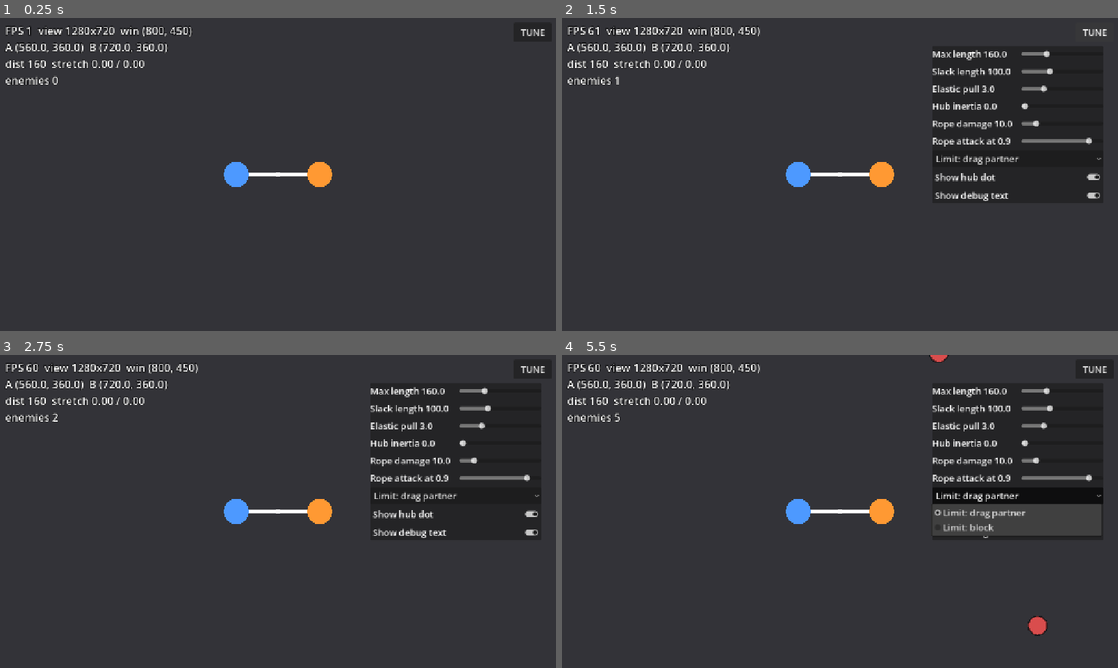
Above: before the commit, frames 1-4 (two rows, left to right).
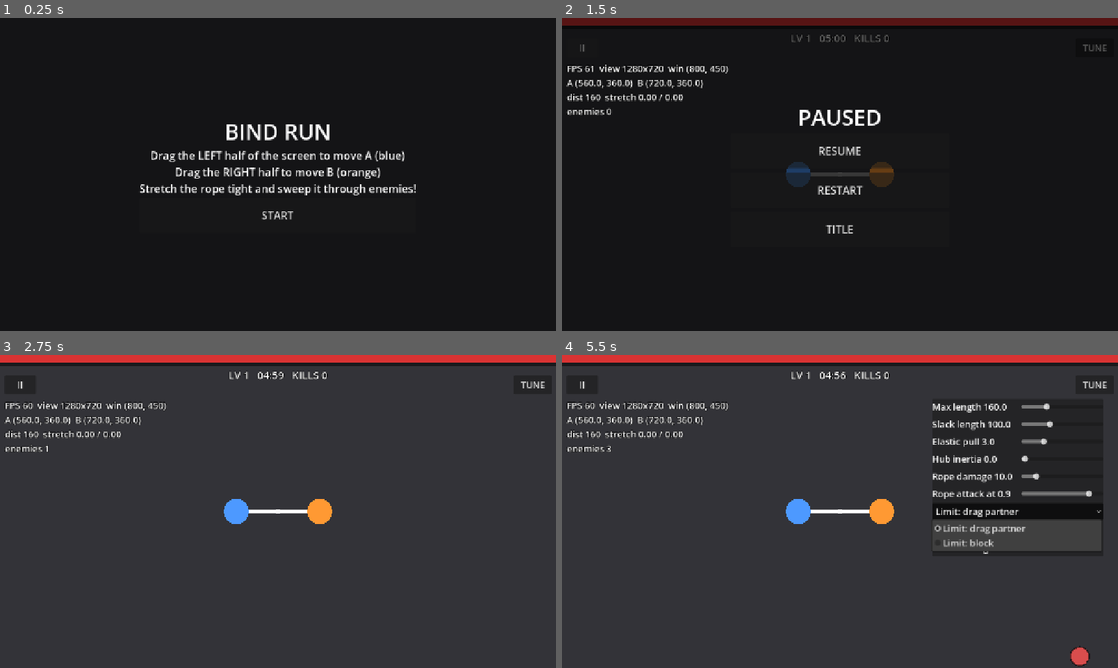
Above: after the commit, the same moments.

Repository: suutukuru/bind-run
Game: Godot game, scene res://scenes/title/title.tscn
The game is run twice, just before and just after one commit, with the same random seed, the same clock (stepped at 60 frames per second) and the same inputs. Before the commit the project starts from res://scenes/main/main.tscn.
Inputs (mouse positions are in pixels of both pictures, inside the frame that each line leads up to):
- Up to frame 1 (0.25 s): no input
- Up to frame 2 (1.5 s): click (840, 215) at 0.5 s, where only the run after the commit has a clickable "START"; click "TUNE" (after the commit: "II") at 1.25 s
- Up to frame 3 (2.75 s): click (278, 486) at 2 s, where only the run after the commit has a clickable "RESUME"
- Up to frame 4 (5.5 s): click "TUNE" at 2.75 s; click (1017, 511) at 3.5 s, where only the run after the commit has a clickable "Limit: drag partner"; click "TUNE" (after the commit: "Show hub dot") at 4.25 s; click "Limit: drag partner" at 5 s

The runs differ from the first frame. In frame 1, 98% of the frame differs, in the area x 0-100%, y 0-100%; in frame 2, 86%; in frame 3, 9.3%; in frame 4, 11%.

Commit message:
Add menus, HUD, title, level-up flow, pause and result (TASK-042, TASK-050..053)
Title scene is now the start scene. MenuPanel (always processing) serves
level-up, pause and result; HUD shows HP/XP/time/level. UI text is
English-only because the web default font has no Japanese glyphs.

Co-Authored-By: Claude Sonnet 5.5 <noreply@anthropic.com>
Claude-Session: https://claude.ai/code/session_01FmuN5U8N5hun1pocAD6Yrf

Diff:
--- a/project.godot
+++ b/project.godot
@@ -11,7 +11,7 @@
 [application]
 
 config/name="bind-run"
-run/main_scene="res://scenes/main/main.tscn"
+run/main_scene="res://scenes/title/title.tscn"
 config/features=PackedStringArray("4.7", "GL Compatibility")
 
 [display]
--- a/scenes/debug/debug_overlay.gd
+++ b/scenes/debug/debug_overlay.gd
@@ -46,7 +46,8 @@
 		return
 	var view: Vector2 = get_viewport().get_visible_rect().size
 	# 文字の大きさは画面の短辺に比例させる（端末が違っても読める大きさにする）
-	_label.add_theme_font_size_override("font_size", int(minf(view.x, view.y) * 0.035))
+	_label.add_theme_font_size_override("font_size", int(minf(view.x, view.y) * 0.03))
+	_label.position = Vector2(UiScale.unit(get_viewport()) * 1.5, UiScale.unit(get_viewport()) * 14.0)
 	var lines: PackedStringArray = PackedStringArray()
 	lines.append("FPS %d  view %dx%d  win %s" % [Engine.get_frames_per_second(), view.x, view.y, str(DisplayServer.window_get_size())])
 	if _rope != null and _rope.stretch_ratios.size() >= 2:
--- a/scenes/debug/tuning_panel.gd
+++ b/scenes/debug/tuning_panel.gd
@@ -121,9 +121,10 @@
 	ui_theme.default_font_size = int(3.0 * u)
 	_root.theme = ui_theme
 	var margin: float = 1.5 * u
+	var top: float = 6.5 * u  # HUD のバーの下
 	_toggle.custom_minimum_size = Vector2(12.0 * u, 6.0 * u)
-	_toggle.position = Vector2(view.x - 12.0 * u - margin, margin)
-	_panel.position = Vector2(view.x - 58.0 * u - margin, margin * 2.0 + 6.0 * u)
+	_toggle.position = Vector2(view.x - 12.0 * u - margin, top)
+	_panel.position = Vector2(view.x - 58.0 * u - margin, top + 7.5 * u)
 	for property: String in _sliders:
 		(_sliders[property] as HSlider).custom_minimum_size = Vector2(26.0 * u, 5.0 * u)
 		(_value_labels[property] as Label).custom_minimum_size = Vector2(28.0 * u, 0)
--- a/scenes/main/main.gd
+++ b/scenes/main/main.gd
@@ -1,15 +1,91 @@
 extends Node2D
-## ゲーム全体の組み立て役。
+## ゲーム本編の進行役: レベルアップ・ポーズ・結果のメニューを出し、強化を適用する。
 
+const TITLE_SCENE: String = "res://scenes/title/title.tscn"
+## レベルアップで提示する強化の数（FR-043 の仮決定）
+const CHOICES: int = 3
 
 @onready var _rope: Rope = $Rope
+@onready var _run_state: RunState = $RunState
+@onready var _menu: MenuPanel = $MenuPanel
+@onready var _hud: Hud = $Hud
+
+var _upgrade_counts: Dictionary = {}
+var _pending_level_ups: int = 0
+var _rng: RandomNumberGenerator = RandomNumberGenerator.new()
 
 
 func _ready() -> void:
 	InputActions.register()
+	_rng.randomize()
+	_run_state.leveled_up.connect(_on_leveled_up)
+	_run_state.finished.connect(_on_finished)
+	_hud.pause_requested.connect(_open_pause)
 
 
 func _unhandled_input(event: InputEvent) -> void:
 	# F1: ハブの点の表示切替。見た目だけで、ロジックは変わらない
 	if event.is_action_pressed("debug_toggle_hub"):
 		_rope.show_hub = not _rope.show_hub
+
+
+## 何回選んだかの記録（テスト・結果表示用）
+func upgrade_count(id: StringName) -> int:
+	return int(_upgrade_counts.get(id, 0))
+
+
+func _on_leveled_up(_level: int) -> void:
+	_pending_level_ups += 1
+	if not _menu.is_open():
+		_show_level_up()
+
+
+func _show_level_up() -> void:
+	if _pending_level_ups <= 0 or not _run_state.running:
+		return
+	var choices: Array = UpgradePicker.pick(UpgradePool.all(), _upgrade_counts, CHOICES, _rng)
+	if choices.is_empty():
+		_pending_level_ups = 0
+		return
+	var options: Array = []
+	for item: Variant in choices:
+		var def: UpgradeDef = item as UpgradeDef
+		options.append({"text": "%s\n%s" % [def.title, def.description], "callback": _on_upgrade_chosen.bind(def)})
+	_menu.open("LEVEL UP!  Lv %d" % _run_state.level, "Choose one upgrade", options)
+
+
+func _on_upgrade_chosen(def: UpgradeDef) -> void:
+	def.apply_to(self)
+	_upgrade_counts[def.id] = upgrade_count(def.id) + 1
+	_pending_level_ups -= 1
+	# 一度に複数レベル上がったときは、続けて次の選択を出す
+	_show_level_up()
+
+
+func _open_pause() -> void:
+	if _menu.is_open() or not _run_state.running:
+		return
+	_menu.open("PAUSED", "", [
+		{"text": "RESUME", "callback": func() -> void: pass},
+		{"text": "RESTART", "callback": _restart},
+		{"text": "TITLE", "callback": _to_title},
+	])
+
+
+func _on_finished(victory: bool) -> void:
+	_pending_level_ups = 0
+	var minutes: int = int(_run_state.elapsed) / 60
+	var seconds: int = int(_run_state.elapsed) % 60
+	var stats: String = "Time %02d:%02d   Level %d   Kills %d" % [minutes, seconds, _run_state.level, _run_state.kills]
+	_menu.open("VICTORY!" if victory else "GAME OVER", stats, [
+		{"text": "RETRY", "callback": _restart},
+		{"text": "TITLE", "callback": _to_title},
+	])
+
+
+func _restart() -> void:
+	get_tree().reload_current_scene()
+
+
+func _to_title() -> void:
+	get_tree().change_scene_to_file(TITLE_SCENE)
--- a/scenes/main/main.tscn
+++ b/scenes/main/main.tscn
@@ -18,6 +18,8 @@
 [ext_resource type="Resource" path="res://data/enemies/grunt.tres" id="16_grunt"]
 [ext_resource type="Resource" path="res://data/enemies/runner.tres" id="17_runner"]
 [ext_resource type="Resource" path="res://data/enemies/tank.tres" id="18_tank"]
+[ext_resource type="Script" path="res://scenes/ui/hud.gd" id="19_hud"]
+[ext_resource type="Script" path="res://scenes/ui/menu_panel.gd" id="20_menu"]
 
 [node name="Main" type="Node2D"]
 script = ExtResource("1_main")
@@ -89,3 +91,10 @@
 script = ExtResource("9_tuning")
 rope_path = NodePath("../Rope")
 overlay_path = NodePath("../DebugOverlay")
+
+[node name="Hud" type="CanvasLayer" parent="."]
+script = ExtResource("19_hud")
+run_state_path = NodePath("../RunState")
+
+[node name="MenuPanel" type="CanvasLayer" parent="."]
+script = ExtResource("20_menu")
--- /dev/null
+++ b/scenes/title/title.gd
@@ -0,0 +1,15 @@
+extends Node
+## タイトル画面。遊び方を出して、START でゲーム本編へ進む。
+
+const GAME_SCENE: String = "res://scenes/main/main.tscn"
+
+
+func _ready() -> void:
+	var menu: MenuPanel = MenuPanel.new()
+	add_child(menu)
+	var body: String = "Drag the LEFT half of the screen to move A (blue)\nDrag the RIGHT half to move B (orange)\nStretch the rope tight and sweep it through enemies!"
+	menu.open("BIND RUN", body, [{"text": "START", "callback": _start}], false)
+
+
+func _start() -> void:
+	get_tree().change_scene_to_file(GAME_SCENE)
--- /dev/null
+++ b/scenes/title/title.tscn
@@ -0,0 +1,6 @@
+[gd_scene format=3]
+
+[ext_resource type="Script" path="res://scenes/title/title.gd" id="1_title"]
+
+[node name="Title" type="Node"]
+script = ExtResource("1_title")
--- /dev/null
+++ b/scenes/ui/hud.gd
@@ -0,0 +1,104 @@
+class_name Hud
+extends CanvasLayer
+## 画面上部の HP バー・経験値バー・残り時間・レベル、ポーズボタン。表示だけを担当する。
+
+signal pause_requested
+
+@export var run_state_path: NodePath
+
+var _run_state: RunState
+var _hp_bar: ProgressBar
+var _xp_bar: ProgressBar
+var _info: Label
+var _pause: Button
+var _shown_second: int = -1
+
+
+func _ready() -> void:
+	layer = 80
+	_run_state = get_node_or_null(run_state_path) as RunState
+	if _run_state == null:
+		push_error("Hud: RunState が見つかりません: %s" % run_state_path)
+		return
+	_build()
+	_run_state.hp_changed.connect(_on_hp_changed)
+	_run_state.xp_changed.connect(_on_xp_changed)
+	_on_hp_changed(_run_state.hp, _run_state.max_hp)
+	_on_xp_changed(_run_state.xp, RunState.xp_needed(_run_state.level), _run_state.level)
+	get_viewport().size_changed.connect(_layout)
+	_layout()
+
+
+func _process(_delta: float) -> void:
+	if _run_state == null:
+		return
+	# 文字は 1 秒ごとにだけ作り直す
+	var remaining: int = maxi(0, ceili(_run_state.run_duration - _run_state.elapsed))
+	if remaining != _shown_second:
+		_shown_second = remaining
+		_refresh_info()
+
+
+func _build() -> void:
+	_hp_bar = _make_bar(Color(0.85, 0.2, 0.2))
+	_xp_bar = _make_bar(Color(0.3, 0.6, 1.0))
+	_info = Label.new()
+	_info.horizontal_alignment = HORIZONTAL_ALIGNMENT_CENTER
+	_info.mouse_filter = Control.MOUSE_FILTER_IGNORE
+	_info.add_theme_color_override("font_outline_color", Color.BLACK)
+	_info.add_theme_constant_override("outline_size", 6)
+	add_child(_info)
+	_pause = Button.new()
+	_pause.text = "II"
+	_pause.pressed.connect(func() -> void: pause_requested.emit())
+	add_child(_pause)
+
+
+func _make_bar(color: Color) -> ProgressBar:
+	var bar: ProgressBar = ProgressBar.new()
+	bar.show_percentage = false
+	bar.mouse_filter = Control.MOUSE_FILTER_IGNORE
+	var fill: StyleBoxFlat = StyleBoxFlat.new()
+	fill.bg_color = color
+	var background: StyleBoxFlat = StyleBoxFlat.new()
+	background.bg_color = Color(0, 0, 0, 0.5)
+	bar.add_theme_stylebox_override("fill", fill)
+	bar.add_theme_stylebox_override("background", background)
+	add_child(bar)
+	return bar
+
+
+func _on_hp_changed(hp: float, max_hp: float) -> void:
+	_hp_bar.max_value = max_hp
+	_hp_bar.value = hp
+
+
+func _on_xp_changed(xp: int, needed: int, _level: int) -> void:
+	_xp_bar.max_value = needed
+	_xp_bar.value = xp
+	_refresh_info()
+
+
+func _refresh_info() -> void:
+	var remaining: int = maxi(0, ceili(_run_state.run_duration - _run_state.elapsed))
+	_info.text = "LV %d   %02d:%02d   KILLS %d" % [_run_state.level, remaining / 60, remaining % 60, _run_state.kills]
+
+
+# 画面の大きさ（向き）が変わるたびに、バー・文字・ボタンの大きさと位置を合わせ直す
+func _layout() -> void:
+	var u: float = UiScale.unit(get_viewport())
+	var view: Vector2 = get_viewport().get_visible_rect().size
+	_hp_bar.position = Vector2.ZERO
+	_hp_bar.size = Vector2(view.x, 2.4 * u)
+	_hp_bar.custom_minimum_size = _hp_bar.size
+	_xp_bar.position = Vector2(0, 2.4 * u)
+	_xp_bar.size = Vector2(view.x, 1.2 * u)
+	_xp_bar.custom_minimum_size = _xp_bar.size
+	_info.add_theme_font_size_override("font_size", int(3.4 * u))
+	_info.position = Vector2(0, 4.0 * u)
+	_info.size = Vector2(view.x, 4.5 * u)
+	var ui_theme: Theme = Theme.new()
+	ui_theme.default_font_size = int(3.4 * u)
+	_pause.theme = ui_theme
+	_pause.custom_minimum_size = Vector2(10.0 * u, 6.0 * u)
+	_pause.position = Vector2(1.5 * u, 6.5 * u)
--- /dev/null
+++ b/scenes/ui/menu_panel.gd
@@ -0,0 +1,104 @@
+class_name MenuPanel
+extends CanvasLayer
+## 中央に出す汎用メニュー: タイトル・ポーズ・レベルアップ・結果で使い回す。
+## ゲームを止めている間も動くよう process_mode を ALWAYS にする。表示は英語のみ（標準フォントに日本語がない）。
+
+var _root: Control
+var _dim: ColorRect
+var _title: Label
+var _body: Label
+var _buttons: VBoxContainer
+var _open: bool = false
+var _options: Array = []
+
+
+func _init() -> void:
+	process_mode = Node.PROCESS_MODE_ALWAYS
+	layer = 95
+
+
+func _ready() -> void:
+	_build()
+	_root.visible = false
+	get_viewport().size_changed.connect(_layout)
+
+
+func is_open() -> bool:
+	return _open
+
+
+func option_count() -> int:
+	return _options.size()
+
+
+## options は {"text": String, "callback": Callable} の配列。押すとメニューを閉じてから callback を呼ぶ
+func open(title: String, body: String, options: Array, pause_game: bool = true) -> void:
+	_options = options
+	_title.text = title
+	_body.text = body
+	_body.visible = body != ""
+	for child: Node in _buttons.get_children():
+		_buttons.remove_child(child)
+		child.queue_free()
+	for option: Dictionary in options:
+		var button: Button = Button.new()
+		button.text = option["text"]
+		button.pressed.connect(_choose.bind(option["callback"], pause_game))
+		_buttons.add_child(button)
+	_open = true
+	_root.visible = true
+	if pause_game:
+		get_tree().paused = true
+	_layout()
+
+
+## 押したのと同じ処理をコードから起こす（テスト用）
+func press(index: int) -> void:
+	var option: Dictionary = _options[index]
+	_choose(option["callback"], get_tree().paused)
+
+
+func _choose(callback: Callable, was_paused: bool) -> void:
+	_open = false
+	_root.visible = false
+	if was_paused:
+		get_tree().paused = false
+	callback.call()
+
+
+func _build() -> void:
+	_root = Control.new()
+	_root.set_anchors_preset(Control.PRESET_FULL_RECT)
+	add_child(_root)
+	_dim = ColorRect.new()
+	_dim.color = Color(0, 0, 0, 0.6)
+	_dim.set_anchors_preset(Control.PRESET_FULL_RECT)
+	_root.add_child(_dim)
+	var center: CenterContainer = CenterContainer.new()
+	center.set_anchors_preset(Control.PRESET_FULL_RECT)
+	_root.add_child(center)
+	var box: VBoxContainer = VBoxContainer.new()
+	box.alignment = BoxContainer.ALIGNMENT_CENTER
+	center.add_child(box)
+	_title = Label.new()
+	_title.horizontal_alignment = HORIZONTAL_ALIGNMENT_CENTER
+	box.add_child(_title)
+	_body = Label.new()
+	_body.horizontal_alignment = HORIZONTAL_ALIGNMENT_CENTER
+	box.add_child(_body)
+	_buttons = VBoxContainer.new()
+	box.add_child(_buttons)
+
+
+# 文字・ボタンの大きさは画面の短辺に合わせる（縦持ち・横持ちのどちらでも押しやすい大きさにする）
+func _layout() -> void:
+	if _root == null:
+		return
+	var u: float = UiScale.unit(get_viewport())
+	var ui_theme: Theme = Theme.new()
+	ui_theme.default_font_size = int(3.6 * u)
+	_root.theme = ui_theme
+	_title.add_theme_font_size_override("font_size", int(7.0 * u))
+	for child: Node in _buttons.get_children():
+		(child as Button).custom_minimum_size = Vector2(70.0 * u, 11.0 * u)
+	_buttons.add_theme_constant_override("separation", int(1.5 * u))
--- /dev/null
+++ b/tests/test_progression.gd
@@ -0,0 +1,175 @@
+extends "res://tests/test_case.gd"
+## 経験値・レベルアップ・強化・メニューの流れ（TC-3xx）。
+
+
+func _make_main() -> Node:
+	var main: Node = (load("res://scenes/main/main.tscn") as PackedScene).instantiate()
+	tree.root.add_child(main)
+	return main
+
+
+func _free_main(main: Node) -> void:
+	tree.paused = false
+	tree.root.remove_child(main)
+	main.free()
+
+
+func test_every_upgrade_in_the_pool_applies_to_the_main_scene() -> void:
+	var main: Node = _make_main()
+	var seen: Dictionary = {}
+	for item: Variant in UpgradePool.all():
+		var def: UpgradeDef = item as UpgradeDef
+		check_true(def != null, "pool entry is an UpgradeDef")
+		if def == null:
+			continue
+		check_true(not seen.has(def.id), "unique id: %s" % def.id)
+		seen[def.id] = true
+		check_true(def.apply_to(main), "applies: %s" % def.id)
+	check_true(seen.size() >= 10, "at least 10 upgrades")
+	_free_main(main)
+
+
+func test_multiply_and_add_upgrades_change_the_right_values() -> void:
+	var main: Node = _make_main()
+	var weapon: Weapon = main.get_node("CharacterA/Weapon") as Weapon
+	var rope: Rope = main.get_node("Rope") as Rope
+	var state: RunState = main.get_node("RunState") as RunState
+	var before_damage: float = weapon.damage
+	var before_radius: float = rope.config.max_radius
+	(load("res://data/upgrades/blaster_damage.tres") as UpgradeDef).apply_to(main)
+	check_near(weapon.damage, before_damage * 1.3, "blaster damage x1.3")
+	(load("res://data/upgrades/rope_length.tres") as UpgradeDef).apply_to(main)
+	check_near(rope.config.max_radius, before_radius + 20.0, "rope +20")
+	(load("res://data/upgrades/max_hp.tres") as UpgradeDef).apply_to(main)
+	check_near(state.max_hp, 120.0, "max hp")
+	check_near(state.hp, 120.0, "healed by the gained amount")
+	var shared: RopeConfig = load("res://data/rope/default_rope_config.tres") as RopeConfig
+	check_near(shared.max_radius, 160.0, "the shared .tres is untouched")
+	_free_main(main)
+
+
+func test_picker_returns_distinct_choices_and_honours_max_stacks() -> void:
+	var rng: RandomNumberGenerator = RandomNumberGenerator.new()
+	rng.seed = 42
+	var picks: Array = UpgradePicker.pick(UpgradePool.all(), {}, 3, rng)
+	check_eq(picks.size(), 3, "three choices")
+	var ids: Dictionary = {}
+	for item: Variant in picks:
+		ids[(item as UpgradeDef).id] = true
+	check_eq(ids.size(), 3, "distinct")
+
+	# 上限に達した強化は出ない
+	var counts: Dictionary = {}
+	for item: Variant in UpgradePool.all():
+		var def: UpgradeDef = item as UpgradeDef
+		counts[def.id] = def.max_stacks
+	counts[&"magnet"] = 0
+	var only: Array = UpgradePicker.pick(UpgradePool.all(), counts, 3, rng)
+	check_eq(only.size(), 1, "only the non-maxed one remains")
+	check_eq((only[0] as UpgradeDef).id, &"magnet", "it is the magnet")
+	check_eq(UpgradePicker.pick([], {}, 3, rng).size(), 0, "empty pool")
+
+
+func test_picker_is_reproducible_with_a_seed() -> void:
+	var a: RandomNumberGenerator = RandomNumberGenerator.new()
+	var b: RandomNumberGenerator = RandomNumberGenerator.new()
+	a.seed = 7
+	b.seed = 7
+	var first: Array = UpgradePicker.pick(UpgradePool.all(), {}, 3, a)
+	var second: Array = UpgradePicker.pick(UpgradePool.all(), {}, 3, b)
+	for i: int in 3:
+		check_eq((first[i] as UpgradeDef).id, (second[i] as UpgradeDef).id, "same pick %d" % i)
+
+
+func test_killed_enemy_drops_an_orb_that_gives_xp() -> void:
+	var main: Node = _make_main()
+	var spawner: EnemySpawner = main.get_node("EnemySpawner") as EnemySpawner
+	var state: RunState = main.get_node("RunState") as RunState
+	var a: Character = main.get_node("CharacterA") as Character
+	var enemy: Enemy = spawner.spawn_enemy(load("res://data/enemies/tank.tres") as EnemyDef, a.global_position + Vector2(5, 0))
+	enemy.take_damage(1000.0)
+	check_eq(state.kills, 1, "kill counted")
+	var orbs: Array[Node] = tree.get_nodes_in_group("orbs")
+	check_eq(orbs.size(), 1, "one orb dropped")
+	if orbs.size() == 1:
+		var orb: XpOrb = orbs[0] as XpOrb
+		check_eq(orb.value, 3, "tank orb is worth 3")
+		orb._physics_process(0.016)
+		check_eq(state.xp, 3, "xp gained when touched")
+	_free_main(main)
+
+
+func test_orb_is_pulled_in_from_the_pickup_range() -> void:
+	var main: Node = _make_main()
+	var spawner: EnemySpawner = main.get_node("EnemySpawner") as EnemySpawner
+	var a: Character = main.get_node("CharacterA") as Character
+	var orb: XpOrb = XpOrb.new()
+	orb.spawner = spawner
+	orb.position = a.global_position + Vector2(spawner.orb_pickup_radius - 5.0, 0)
+	spawner.add_child(orb)
+	var before: float = orb.global_position.distance_to(a.global_position)
+	orb._physics_process(0.05)
+	check_true(orb.global_position.distance_to(a.global_position) < before, "pulled toward the character")
+	var far: XpOrb = XpOrb.new()
+	far.spawner = spawner
+	far.position = a.global_position + Vector2(spawner.orb_pickup_radius + 200.0, 0)
+	spawner.add_child(far)
+	var far_before: Vector2 = far.global_position
+	far._physics_process(0.05)
+	check_vec_near(far.global_position, far_before, "an orb out of range stays")
+	_free_main(main)
+
+
+func test_level_up_opens_a_paused_menu_and_choosing_applies_the_upgrade() -> void:
+	var main: Node = _make_main()
+	var state: RunState = main.get_node("RunState") as RunState
+	var menu: MenuPanel = main.get_node("MenuPanel") as MenuPanel
+	state.add_xp(RunState.xp_needed(1))
+	check_true(menu.is_open(), "menu opened on level up")
+	check_true(tree.paused, "game paused while choosing")
+	check_eq(menu.option_count(), 3, "three choices")
+	menu.press(0)
+	check_true(not menu.is_open(), "menu closed after choosing")
+	check_true(not tree.paused, "game resumed")
+	var total: int = 0
+	for item: Variant in UpgradePool.all():
+		total += main.upgrade_count((item as UpgradeDef).id)
+	check_eq(total, 1, "exactly one upgrade recorded")
+	_free_main(main)
+
+
+func test_several_level_ups_ask_for_several_choices() -> void:
+	var main: Node = _make_main()
+	var state: RunState = main.get_node("RunState") as RunState
+	var menu: MenuPanel = main.get_node("MenuPanel") as MenuPanel
+	state.add_xp(RunState.xp_needed(1) + RunState.xp_needed(2))  # 2 レベル分
+	check_true(menu.is_open(), "first choice")
+	menu.press(0)
+	check_true(menu.is_open(), "second choice follows")
+	menu.press(0)
+	check_true(not menu.is_open(), "done after two choices")
+	_free_main(main)
+
+
+func test_game_over_shows_the_result_menu() -> void:
+	var main: Node = _make_main()
+	var state: RunState = main.get_node("RunState") as RunState
+	var menu: MenuPanel = main.get_node("MenuPanel") as MenuPanel
+	state.take_damage(state.max_hp)
+	check_true(menu.is_open(), "result menu")
+	check_eq(menu.option_count(), 2, "RETRY and TITLE")
+	check_true(tree.paused, "game stopped")
+	_free_main(main)
+
+
+func test_title_scene_builds_its_menu() -> void:
+	var title: Node = (load("res://scenes/title/title.tscn") as PackedScene).instantiate()
+	tree.root.add_child(title)
+	var menu: MenuPanel = null
+	for child: Node in title.get_children():
+		if child is MenuPanel:
+			menu = child
+	check_true(menu != null and menu.is_open(), "title menu is open")
+	check_true(not tree.paused, "the title does not pause the tree")
+	tree.root.remove_child(title)
+	title.free()
Not shown, changed: .github/workflows/ci.yml
